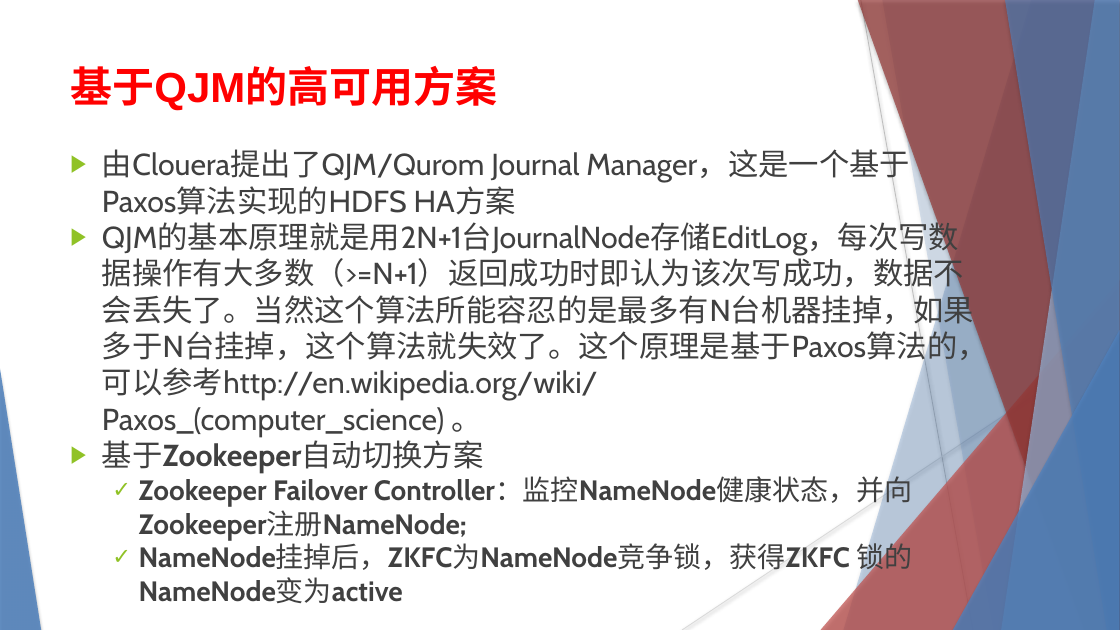
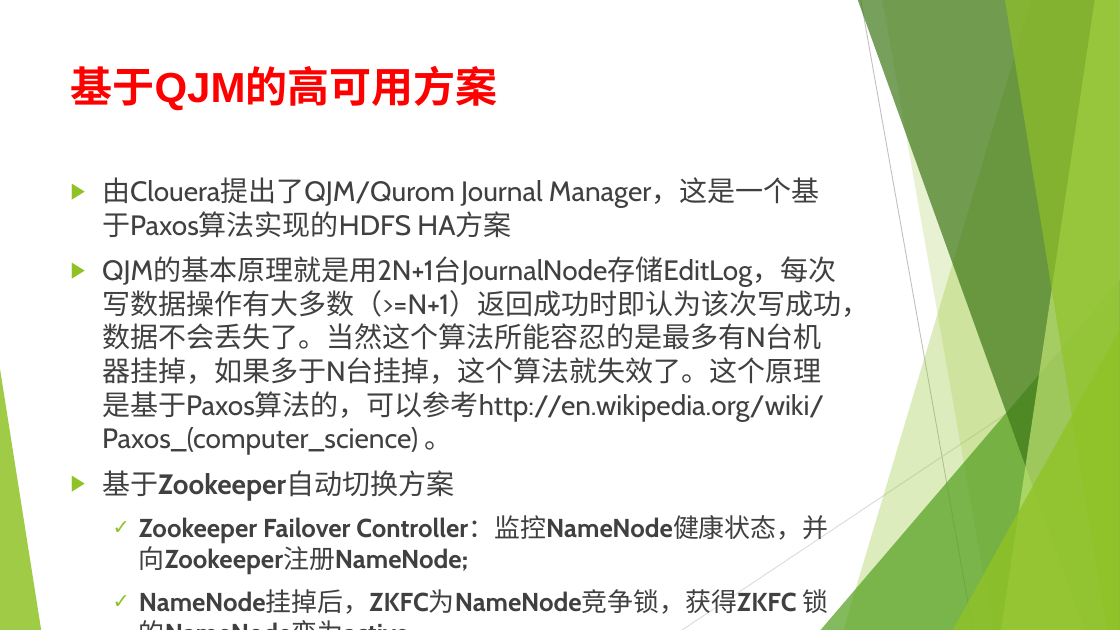
Before and after one commit to YunKillerE/learning-record, a slide deck: slide 23 of HADOOP.pptx. Drawn at 1120x630 pixels with LibreOffice and Linux fonts; fonts in the diff are those of the drawing. Boxes give left, top, right and bottom in pixels: in the first picture for what was removed or moved away, otherwise in the second. Text is boxed around its words. In the diff, an @@ line names an element or a change of style, - is before the commit and + after.

```diff
--- a/HADOOP.pptx
+++ b/HADOOP.pptx
@@ freeform shape at (844, 0, 1120, 630): fill #4F81BD at 30% opacity to #90C226 at 30% opacity; shadow off @@
@@ freeform shape at (858, 0, 1120, 630): fill #953735 at 70% opacity to #3F7819 at 70% opacity; shadow off @@
@@ line (861, 0) - (973, 630): stroke #BFBFBF 0.74 pt to #BFBFBF 0.75 pt @@
@@ freeform shape at (882, 0, 1120, 630): fill #4F81BD at 20% opacity to #90C226 at 20% opacity; shadow off; outline redrawn @@
@@ freeform shape at (1002, 0, 1120, 630): fill #95B3D7 at 70% opacity to #C0E474 at 70% opacity; shadow off @@
@@ freeform shape at (1005, 0, 1120, 630): fill #4F81BD at 65% opacity to #90C226 at 65% opacity; shadow off @@
@@ text "由Clouera提出了QJM/Qurom Journal Manager，这是一个基于Paxos算法实现的HDFS HA ...": place and size @@
-text "由Clouera提出了QJM/Qurom Journal Manager，这是一个基于Paxos算法实现的HDFS HA ..." at (102, 149, 988, 603)
+text "由Clouera提出了QJM/Qurom Journal Manager，这是一个基于Paxos算法实现的HDFS HA ..." at (102, 177, 869, 574)
@@ text "由Clouera提出了QJM/Qurom Journal Manager，这是一个基于Paxos算法实现的HDFS HA ..." at (102, 177, 869, 574): size 26 to 24.1 pt in "由Clouera提出了QJM/Qurom Journal Manager，这是一个基于Paxos算法实现的HDFS HA ...", "QJM的基本原理就是用2N+1台JournalNode存储EditLog，每次写数据操作有大多数（>=N+1）返回成功时 ...", "基于Zookeeper自动切换方案"; size 24 to 22.2 pt in "Zookeeper Failover Controller：监控NameNode健康状态，并向Zookeeper注册Na ...", "NameNode挂掉后，ZKFC为NameNode竞争锁，获得ZKFC 锁的NameNode变为active"; indent changed; more space between paragraphs @@
@@ triangle at (821, 280, 1120, 630): fill #C0504D at 72% opacity to #54A021 at 72% opacity; shadow off @@
@@ line (1120, 339) - (682, 630): stroke #D9D9D9 0.74 pt to #D9D9D9 0.75 pt @@
@@ triangle at (953, 330, 1120, 630): fill #4F81BD at 80% opacity to #90C226 at 80% opacity; shadow off @@
@@ triangle at (0, 369, 41, 630): fill #4F81BD at 85% opacity to #90C226 at 85% opacity; shadow off @@
```
Also in this commit, not shown: 52 other slides changed, 1 other file.
